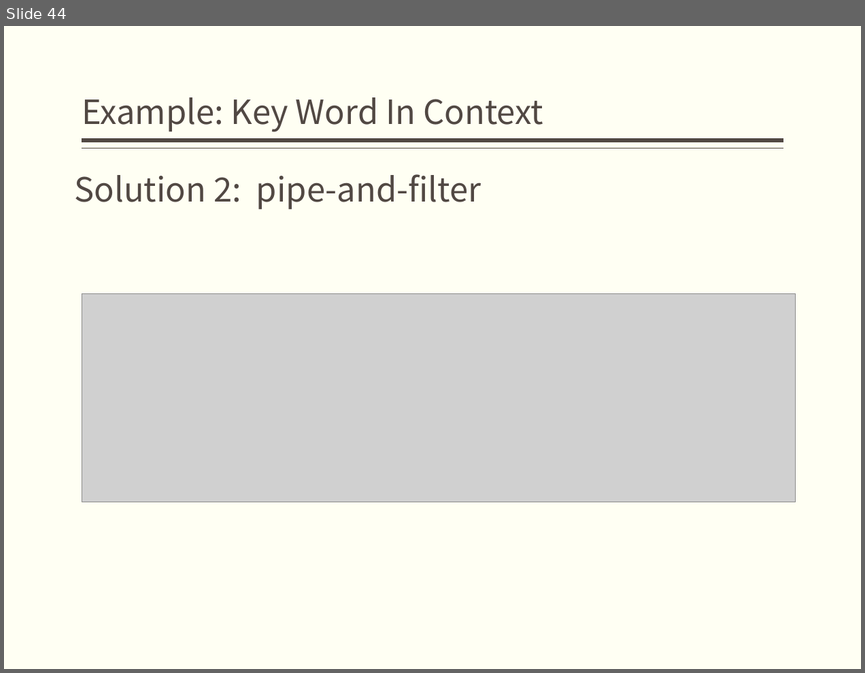
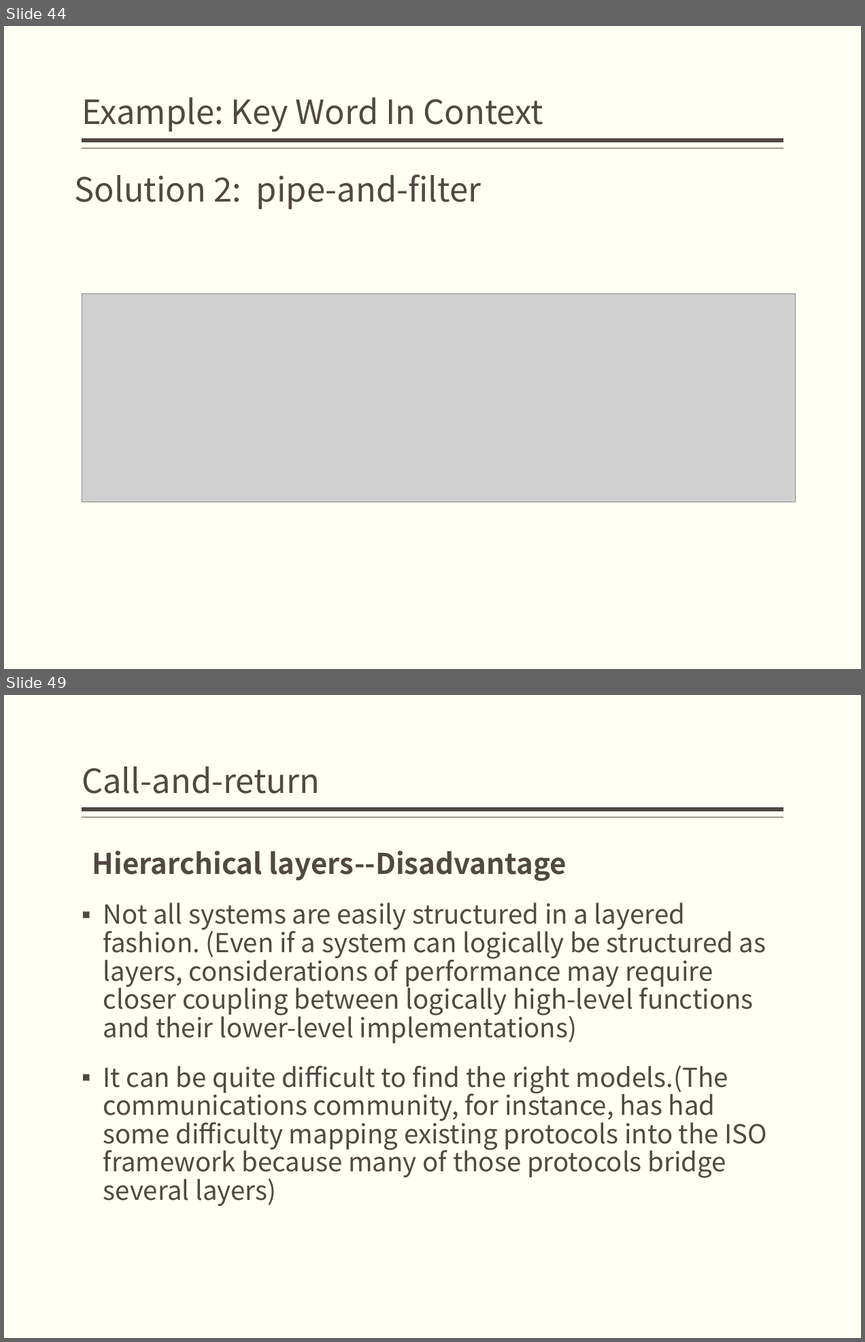
Before and after one commit to bonkboykz/jz81.github.io, a slide deck: course/sa/LectureNotes/(Spring2018)Lecture2.pptx. Shown one above the other, each under a label of ours: slide 44 before the commit, slides 44 and 49 after it; the slides between them are not shown. The pictures are 865x673 and 865x1342 pixels, drawn with LibreOffice and Linux fonts; fonts in the diff are those of the drawing; grey boxes stand for pictures. Boxes give left, top, right and bottom in pixels: in the first picture for what was removed or moved away, otherwise in the second. Text is boxed around its words. In the diff, an @@ line names an element or a change of style, - is before the commit and + after.

```diff
--- a/course/sa/LectureNotes/(Spring2018)Lecture2.pptx
+++ b/course/sa/LectureNotes/(Spring2018)Lecture2.pptx
@@ slide 49 added at (x1=4, y1=695, x2=861, y2=1338), background #FFFFF3; not listed: 2 template elements that a slide beside it also shows @@
@@ title added at (x1=82, y1=766, x2=320, y2=794), 28 pt, text #514843 @@
+Call-and-return
@@ text added at (x1=92, y1=851, x2=768, y2=1206), 22 pt, text #514843 @@
+Hierarchical layers--Disadvantage
+▪ Not all systems are easily structured in a layered fashion. (Even if a system can logically be structured as layers, considerations of performance may require closer coupling between logically high-level functions and their lower-level implementations)
+▪ It can be quite difficult to find the right models.(The communications community, for instance, has had some difficulty mapping existing protocols into the ISO framework because many of those protocols bridge several layers)
```
Also in this commit, not shown: 2 slides changed, 5 other slides added, 1 other file.
